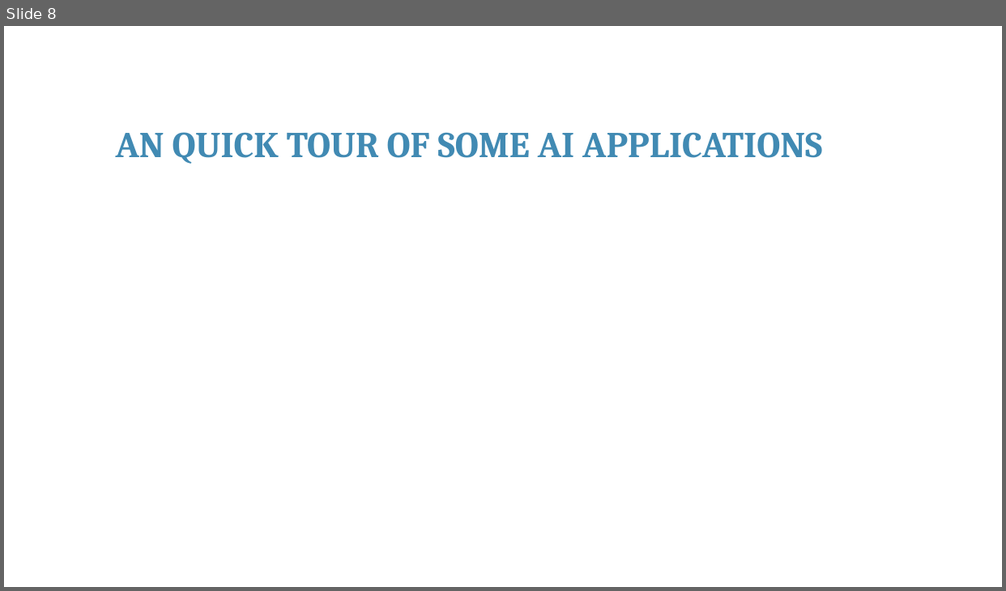
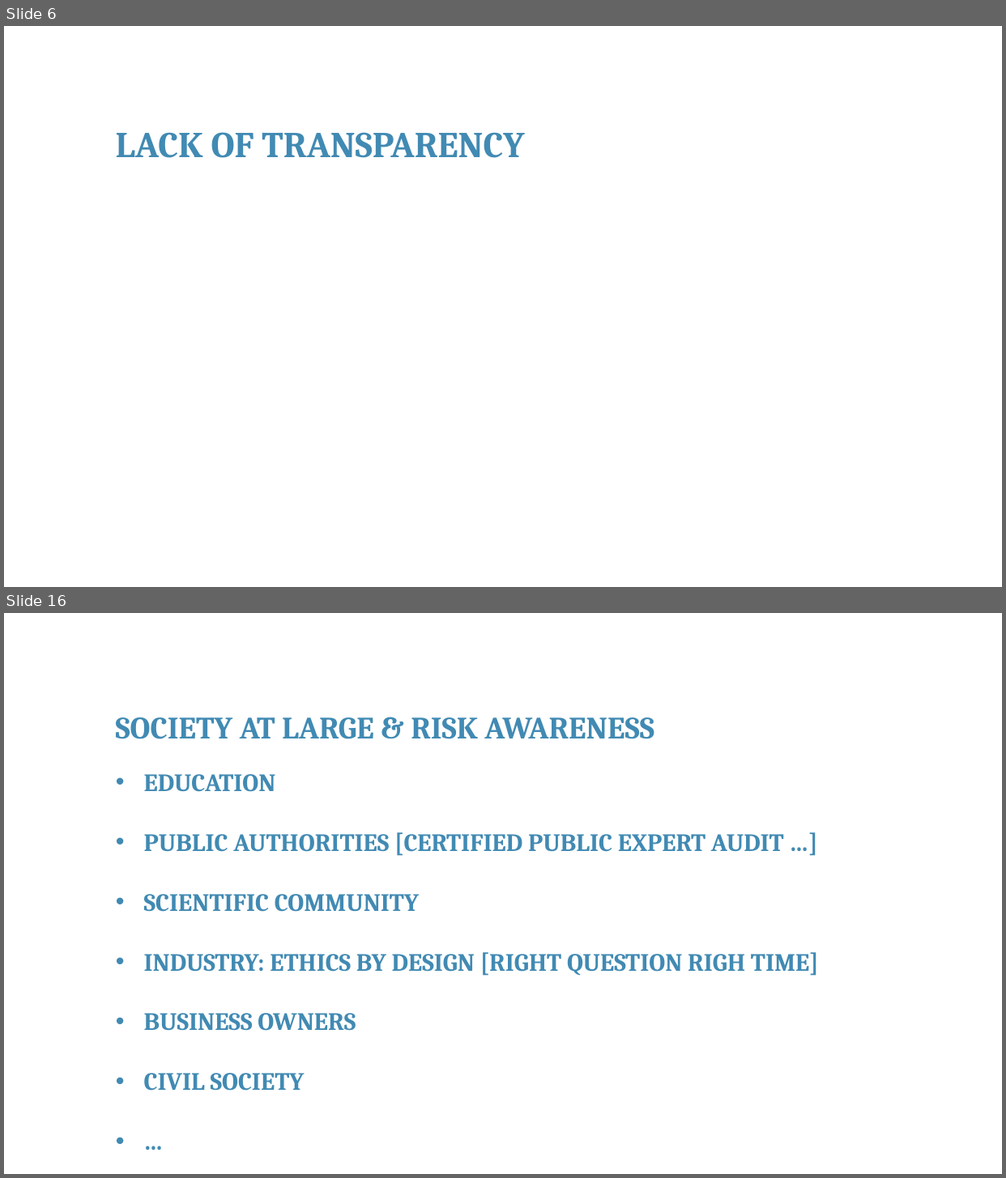
Before and after one commit to franckalbinet/itu-eaco-zanzibar-12-2018, a slide deck: presentations/session-6-ethics-of-ai.pptx. Shown one above the other, each under a label of ours: slide 8 before the commit, slides 6 and 16 after it; the slides between them are not shown. The pictures are 1006x591 and 1006x1178 pixels, drawn with LibreOffice and Linux fonts; fonts in the diff are those of the drawing; background and template pictures are left out. Boxes give left, top, right and bottom in pixels: in the first picture for what was removed or moved away, otherwise in the second. Text is boxed around its words. In the diff, an @@ line names an element or a change of style, - is before the commit and + after.

Commit message:
drafted ethics of AI presentation

```diff
--- a/presentations/session-6-ethics-of-ai.pptx
+++ b/presentations/session-6-ethics-of-ai.pptx
@@ slide 16 added at [4, 613, 1002, 1174], background #FFFFFF @@
@@ text added at [116, 717, 654, 739], 30 pt, text #418AB3, bold @@
+SOCIETY AT LARGE & RISK AWARENESS
@@ text added at [144, 774, 819, 1091], 24 pt, text #418AB3, bold @@
+• EDUCATION
+• PUBLIC AUTHORITIES [CERTIFIED PUBLIC EXPERT AUDIT …]
+• SCIENTIFIC COMMUNITY
+• INDUSTRY: ETHICS BY DESIGN [RIGHT QUESTION RIGH TIME]
+• BUSINESS OWNERS
+• CIVIL SOCIETY
+• …
@@ what was slide 8 is now slide 6 @@
@@ slide 6 changed as well @@
@@ text at [116, 132, 524, 158]: text changed @@
-AN QUICK TOUR OF SOME AI APPLICATIONS
+LACK OF TRANSPARENCY
```
Also in this commit, not shown: 3 other slides changed, 12 other slides added, 30 slides removed, 3 other files.
